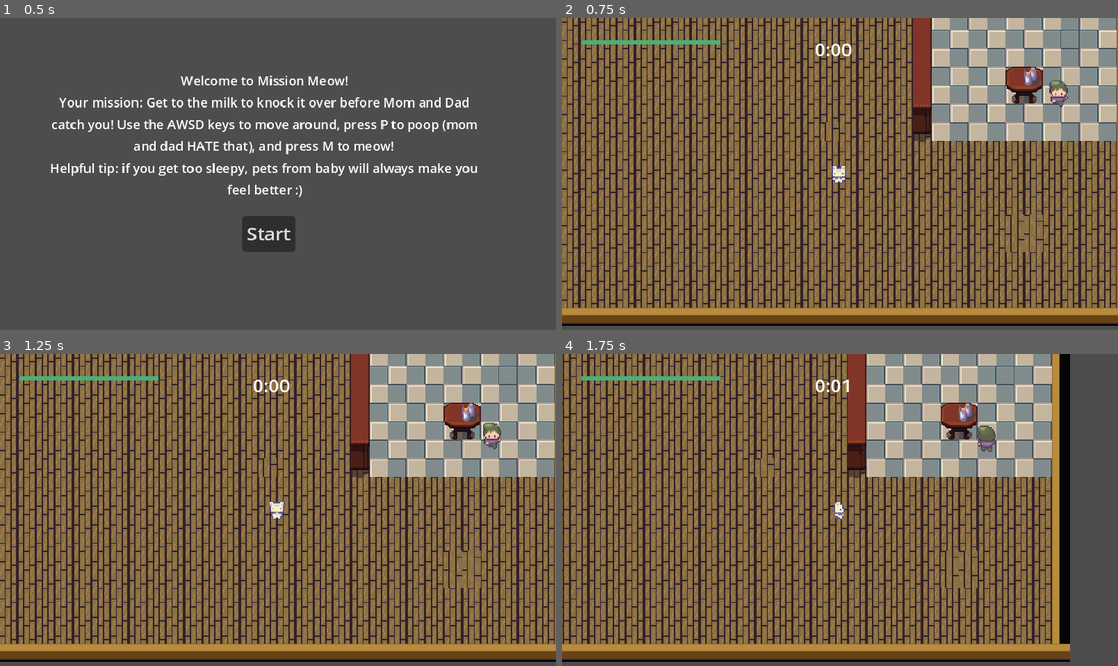
Above: before the commit, frames 1-4 (two rows, left to right).
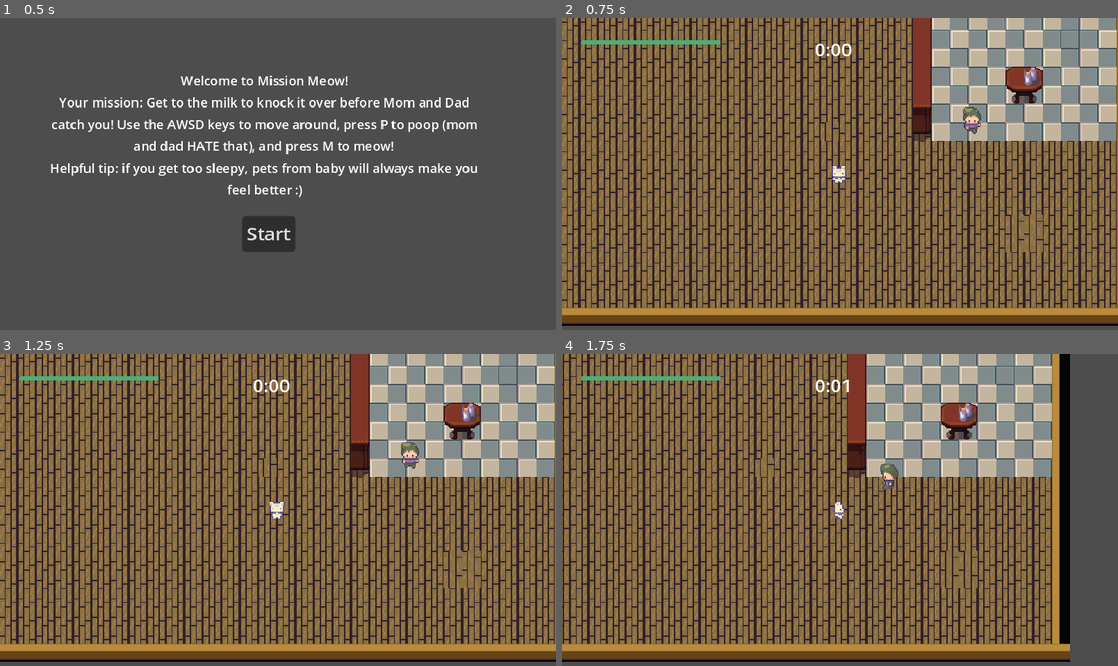
Above: after the commit, the same moments.

Repository: anwesag/MissionMeow
Game: Godot game, scene res://UI/start_screen.tscn
The game is run twice, just before and just after one commit, with the same random seed, the same clock (stepped at 60 frames per second) and the same inputs.
Inputs:
- Up to frame 1 (0.5 s): no input
- Up to frame 2 (0.75 s): click "Start" at 0.5 s
- Up to frame 3 (1.25 s): no input
- Up to frame 4 (1.75 s): hold D (right) from 1.28 s (still down); hold M (meow) from 1.28 s (still down)

Frame 1 is identical in both runs. In frame 2, 0.4% of the frame differs, in the area x 72-91%, y 20-38%; in frame 3, 0.4%; in frame 4, 0.4%.

Commit message:
quick adjustment to dad intial position to make game harder

Diff:
--- a/Characters/dad_sprite.gd
+++ b/Characters/dad_sprite.gd
@@ -54,7 +54,7 @@
 		die()
 	if not target_detected:
 		player.health_drop_rate = -10
-		navigate_to_location(Vector2(450.0, 100.0))
+		navigate_to_location(Vector2(375.0, 125.0))
 
 	move_and_slide()
 	pick_new_state()
--- a/Levels/game_level.tscn
+++ b/Levels/game_level.tscn
@@ -1630,7 +1630,7 @@
 
 [node name="DadSprite" parent="GameManager" instance=ExtResource("3_aqpeq")]
 y_sort_enabled = true
-position = Vector2(460, 87)
+position = Vector2(376, 122)
 
 [node name="MomSprite" parent="GameManager" instance=ExtResource("4_c8d7x")]
 position = Vector2(46, -1)
